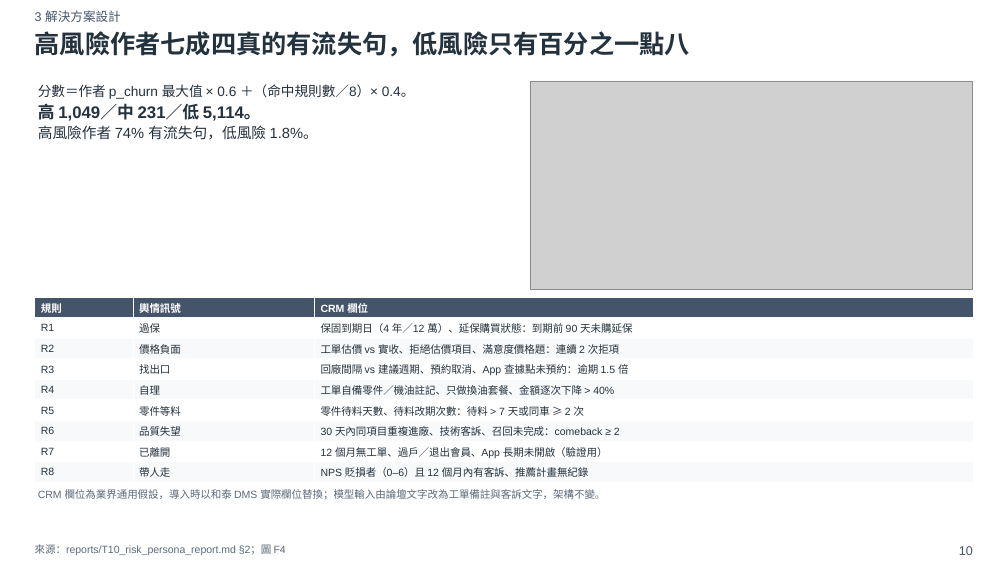
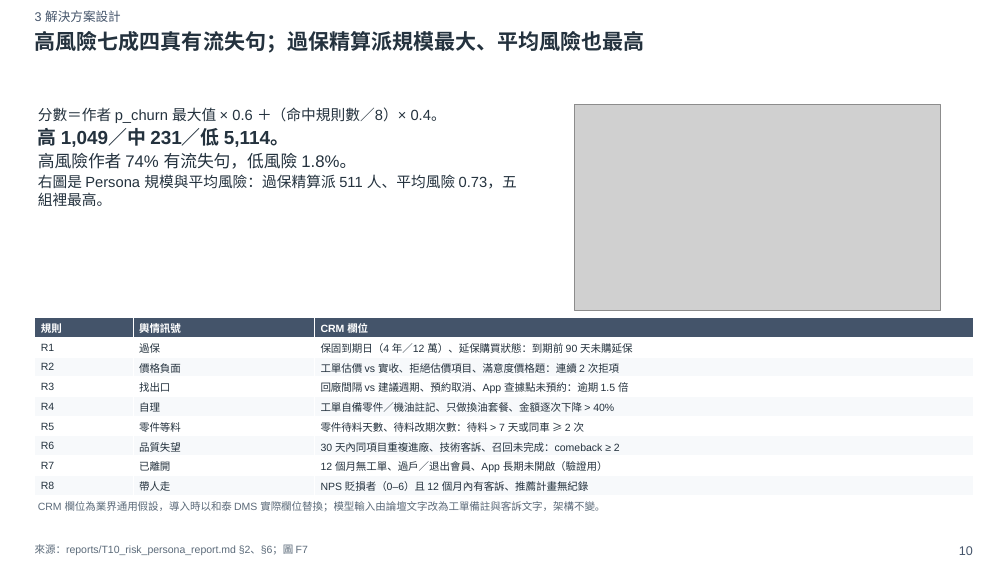
Before and after one commit to xxx789666/hotai-ai-hackathon-lexus, a slide deck: slide 10 of deck/初賽簡報_v0.pptx. Drawn at 1008x567 pixels with LibreOffice and Linux fonts; fonts in the diff are those of the drawing; grey boxes stand for pictures. Boxes give left, top, right and bottom in pixels: in the first picture for what was removed or moved away, otherwise in the second. Text is boxed around its words. In the diff, an @@ line names an element or a change of style, - is before the commit and + after.

Commit message:
初賽簡報升到 v1：套上已拍板的三層 KPI、選圖與導入時程。
附錄 A2 收來源差異、風險分布、校準與季趨勢，內容頁仍維持 15 頁。

```diff
--- a/deck/初賽簡報_v0.pptx
+++ b/deck/初賽簡報_v0.pptx
@@ text at bbox=[35, 31, 645, 53]: text changed; size 24 to 20 pt @@
-高風險作者七成四真的有流失句，低風險只有百分之一點八
+高風險七成四真有流失句；過保精算派規模最大、平均風險也最高
@@ text "分數＝作者 p_churn 最大值 × 0.6 ...": place and size @@
-text "分數＝作者 p_churn 最大值 × 0.6 ..." at bbox=[38, 84, 415, 140]
+text "分數＝作者 p_churn 最大值 × 0.6 ..." at bbox=[38, 107, 517, 206]
@@ text at bbox=[38, 107, 446, 169]: size 13 to 14 pt in "分數＝作者 p_churn 最大值 × 0.6 ＋（命中規則數／8）× 0.4。"; size 16 to 18 pt in "高 1,049／中 231／低 5,114。"; size 14 to 16 pt in "高風險作者 74% 有流失句，低風險 1.8%。" @@
@@ picture: place and size @@
-picture at bbox=[530, 82, 972, 289]
+picture at bbox=[575, 104, 941, 310]
@@ text at bbox=[38, 174, 517, 206]: paragraph added @@
+右圖是 Persona 規模與平均風險：過保精算派 511 人、平均風險 0.73，五組裡最高。
@@ table: place and size @@
-table at bbox=[35, 297, 974, 482]
+table at bbox=[35, 318, 974, 495]
@@ text "CRM 欄位為業界通用假設，導入時以和泰 DMS 實際欄位替換；模型輸入由論壇文字改為工單備註與客訴文字，架構不變。": place and size @@
-text "CRM 欄位為業界通用假設，導入時以和泰 DMS 實際欄位替換；模型輸入由論壇文字改為工單備註與客訴文字，架構不變。" at bbox=[38, 489, 605, 499]
+text "CRM 欄位為業界通用假設，導入時以和泰 DMS 實際欄位替換；模型輸入由論壇文字改為工單備註與客訴文字，架構不變。" at bbox=[38, 501, 605, 511]
@@ text at bbox=[35, 544, 308, 555]: text changed @@
-來源：reports/T10_risk_persona_report.md §2；圖 F4
+來源：reports/T10_risk_persona_report.md §2、§6；圖 F7
```
Also in this commit, not shown: 5 other slides changed, 4 slides added, 3 slides removed, 13 other files.
